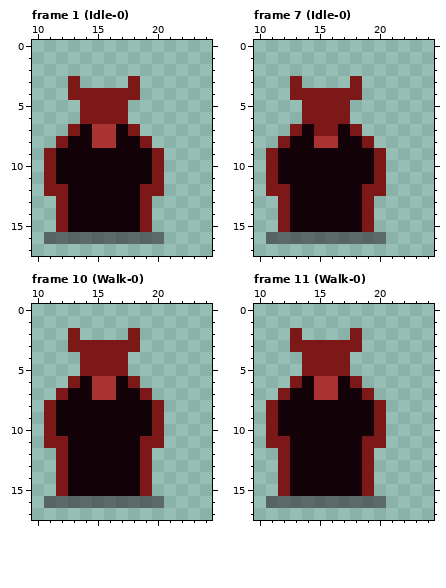
File history of a pixel-art file, SourceAssets/Source/Summoner.aseprite. Above is the file before it was changed.
32x32 pixels, 16 frames. Shown: frame 1 (Idle-0): x 10..24, y 0..17; frame 7 (Idle-0): x 10..24, y 0..17; frame 10 (Walk-0): x 10..24, y 0..17; frame 11 (Walk-0): x 10..24, y 0..17. The commit also changed other frames, which this record leaves out.
The same view after the edit:
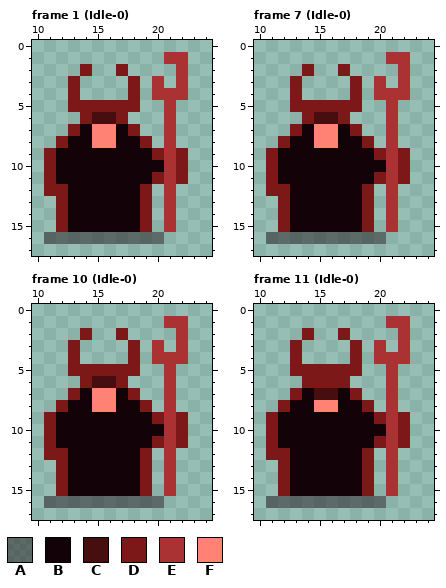
Palette (. is transparent): A #13020870  B #130208  C #460e0e  D #7c1818  E #aa3232  F #ff8274
From old to new:
layer "Layer 3" added
Frame 1 (Idle-0), layers "Layer 3", "Head", "Layer 1":
y 1: x 21..22 .. -> EE
y 2: x 14 . -> D; x 17 . -> D; x 22 . -> E
y 3: x 20 . -> E; x 22 . -> E
y 4: x 14..17 DDDD -> ....; x 20..22 ... -> EEE
y 5: x 13 . -> D; x 18 . -> D; x 21 . -> E
y 6: x 15..16 DD -> CC; x 21 . -> E
y 7..8: x 15..16 EE -> FF; x 21 . -> E
y 9: x 21..22 .. -> ED
y 10: x 20..22 D.. -> BED
y 11: x 21..22 .. -> ED
y 12: x 20..21 D. -> .E
y 13..15: x 21 . -> E
Frame 7 (Idle-0), layers "Layer 3", "Head", "Layer 1":
y 1: x 21..22 .. -> EE
y 2: x 14 . -> D; x 17 . -> D; x 22 . -> E
y 3: x 20 . -> E; x 22 . -> E
y 4: x 14..17 DDDD -> ....; x 20..22 ... -> EEE
y 5: x 13 . -> D; x 18 . -> D; x 21 . -> E
y 6: x 15..16 DD -> CC; x 21 . -> E
y 7: x 15..16 DD -> FF; x 21 . -> E
y 8: x 15..16 EE -> FF; x 21 . -> E
y 9: x 21..22 .. -> ED
y 10: x 20..22 D.. -> BED
y 11: x 21..22 .. -> ED
y 12: x 20..21 D. -> .E
y 13..15: x 21 . -> E
Frame 10 (Idle-0), layers "Layer 3", "Head", "Layer 1":
y 1: x 21..22 .. -> EE
y 2: x 13..14 D. -> .D; x 17..18 .D -> D.; x 22 . -> E
y 3: x 14..17 DDDD -> ....; x 20 . -> E; x 22 . -> E
y 4: x 13..18 .DDDD. -> D....D; x 20..22 ... -> EEE
y 5: x 13 . -> D; x 18 . -> D; x 21 . -> E
y 6: x 13..18 DBEEBD -> .DCCD.; x 21 . -> E
y 7: x 12..13 DB -> .D; x 15..16 EE -> FF; x 18..19 BD -> D.; x 21 . -> E
y 8: x 11..12 DB -> .D; x 15..16 BB -> FF; x 19..21 BD. -> D.E
y 9: x 21..22 .. -> ED
y 10: x 20..22 D.. -> BED
y 11: x 12 D -> B; x 19 D -> B; x 21..22 .. -> ED
y 12: x 11 . -> D; x 21 . -> E
y 13..15: x 21 . -> E
Frame 11 (Idle-0), layers "Layer 3", "Head", "Layer 1":
y 1: x 21..22 .. -> EE
y 2: x 13..14 D. -> .D; x 17..18 .D -> D.; x 22 . -> E
y 3: x 14..17 DDDD -> ....; x 20 . -> E; x 22 . -> E
y 4: x 13..18 .DDDD. -> D....D; x 20..22 ... -> EEE
y 5: x 13 . -> D; x 18 . -> D; x 21 . -> E
y 6: x 13..18 DBEEBD -> .DDDD.; x 21 . -> E
y 7: x 12..13 DB -> .D; x 15..16 EE -> CC; x 18..19 BD -> D.; x 21 . -> E
y 8: x 11..12 DB -> .D; x 15..16 BB -> FF; x 19..21 BD. -> D.E
y 9: x 21..22 .. -> ED
y 10: x 20..22 D.. -> BED
y 11: x 12 D -> B; x 19 D -> B; x 21..22 .. -> ED
y 12: x 11 . -> D; x 21 . -> E
y 13..15: x 21 . -> E
Where, in picture pixels (left, top, right, bottom), the same in both pictures:
changed: (68, 52, 188, 232)
changed: (290, 52, 410, 232)
changed: (44, 316, 188, 496)
changed: (266, 316, 410, 496)
